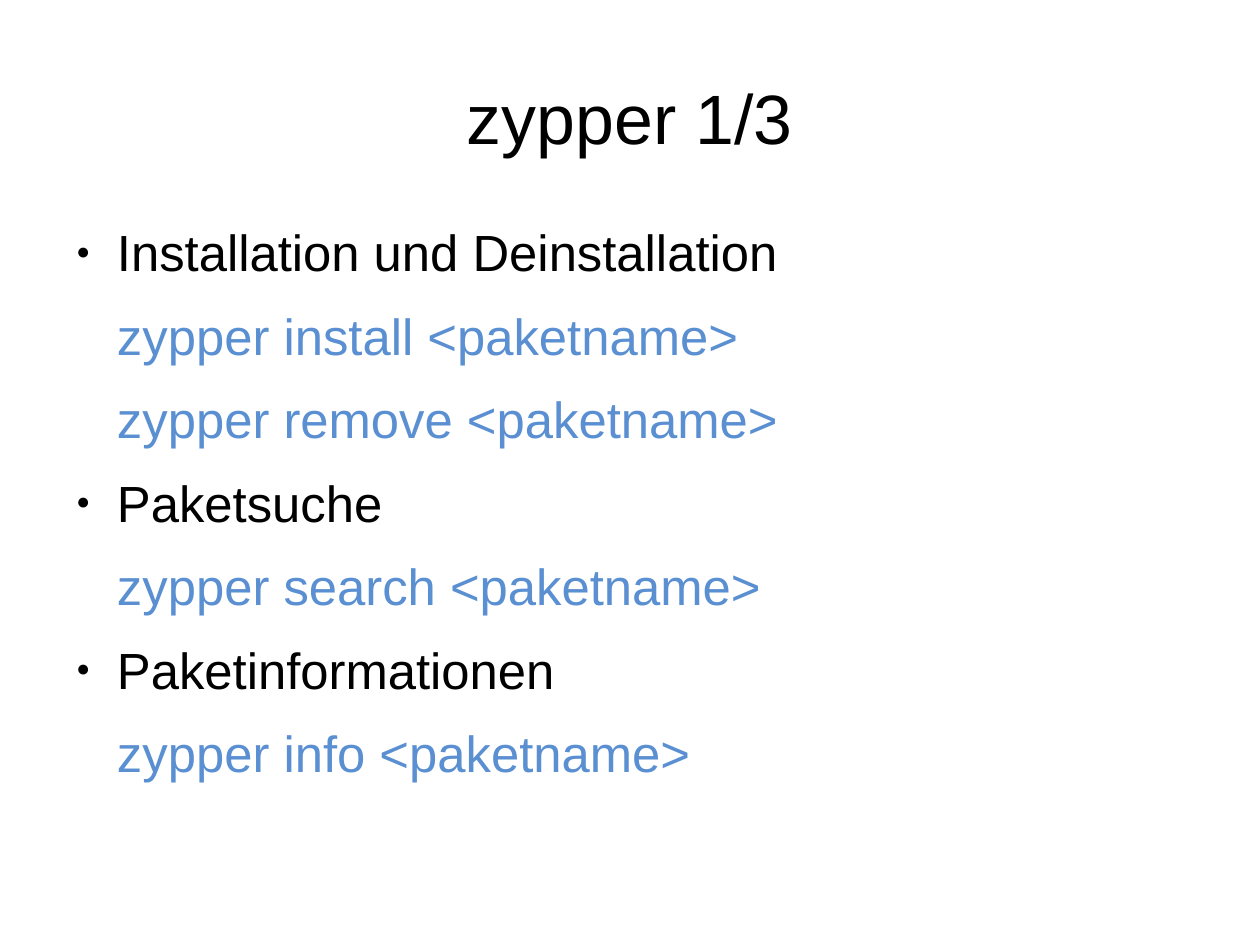
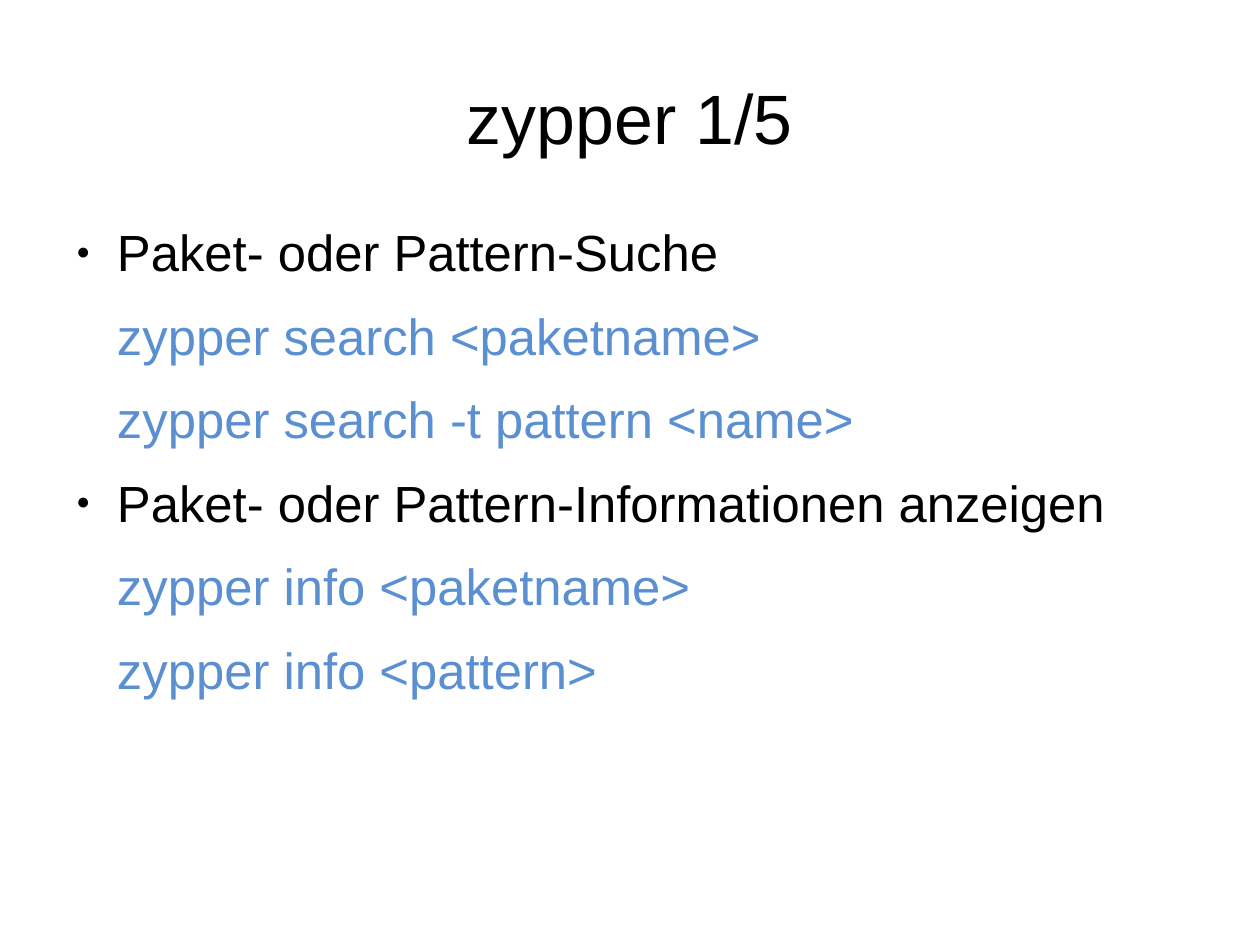
Before and after one commit to adfinis/adsy-trainings, a slide deck: slide 5 of SSA_SUSE-System-Administration/1005_zypper/modul_zypper_1005_01_slides.odp. Drawn at 1260x945 pixels with LibreOffice and Linux fonts; fonts in the diff are those of the drawing. Boxes give left, top, right and bottom in pixels: in the first picture for what was removed or moved away, otherwise in the second. Text is boxed around its words. In the diff, an @@ line names an element or a change of style, - is before the commit and + after.

Commit message:
1005: improved all the slides

```diff
--- a/SSA_SUSE-System-Administration/1005_zypper/modul_zypper_1005_01_slides.odp
+++ b/SSA_SUSE-System-Administration/1005_zypper/modul_zypper_1005_01_slides.odp
@@ title at (467,93,793,157): text changed @@
-zypper 1/3
+zypper 1/5
@@ text at (117,234,719,272): text changed; text colour #5A8FD2 to #000000 @@
-● Installation und Deinstallation
-zypper install <paketname>
-zypper remove <paketname>
-● Paketsuche
+● Paket- oder Pattern-Suche
@@ text at (117,401,1105,532): text changed @@
-● Paketinformationen
+zypper search -t pattern <name>
+● Paket- oder Pattern-Informationen anzeigen
@@ text at (117,652,596,699): paragraph added @@
+zypper info <pattern>
```
Also in this commit, not shown: 4 other slides changed, 2 slides added, 3 other files.
